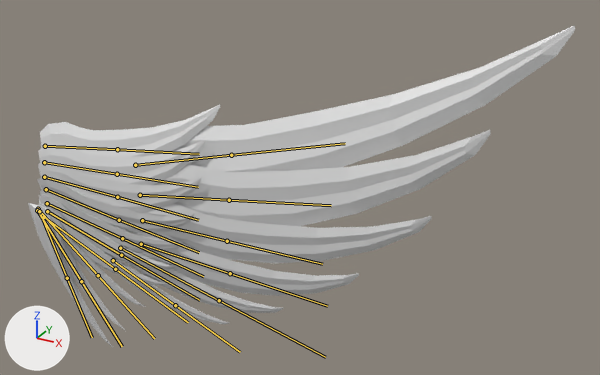
One commit to the FBX model Assets/Entities/Player/shieldDone.fbx: the scene before it, then after it.
Camera for both pictures: a 50 mm camera at (0.774, -0.916, 0.567) aimed at (0.242, 0.051, 0.084). Every picture has the same lights, and +X, +Y and +Z are marked at lower left. The bones that bend it are drawn over the model as lines.

In view in the first picture: 'Cube.081', 'Cube.082', 'Cube.083', 'Cube.084', 'Cube.085', 'Cube.086', 'Wing Row A.01', 'Wing Row A.02', 'Wing Row A.03', 'Wing Row A.04', 'Wing Row A.05', 'Wing Row A.06', 'Wing Row A.07', 'Wing Row A.08', 'Wing Row A.09', 'Wing Row A.10'.
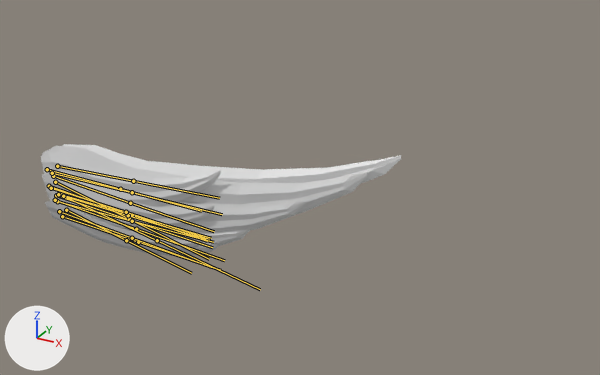
The newer file adds an action. The first version stands in its rest pose; the second is drawn at frame 11 of the action 'Armature|ShieldFold'.

Changed parts and their boxes (x1, y1, x2, y2) in the pictures (600 x 375 px):
'Cube.081', posed
    before: (171, 25, 575, 172)
    after: (62, 144, 401, 184)
'Cube.082', posed
    before: (154, 130, 491, 226)
    after: (42, 146, 367, 214)
'Cube.083', posed (8% narrower)
    before: (145, 203, 432, 264)
    after: (42, 170, 305, 233)
'Wing Row A.01', posed
    before: (40, 104, 220, 157)
    after: (40, 151, 221, 207)
'Wing Row A.02', posed
    before: (38, 139, 205, 185)
    after: (42, 173, 214, 230)
'Cube.086', posed
    before: (133, 232, 359, 296)
    after: (122, 227, 250, 246)
'Wing Row A.10', posed (85% wider, 63% shorter)
    before: (28, 203, 113, 347)
    after: (45, 200, 203, 253)
'Cube.085', posed (not visible afterwards)
    before: (127, 251, 283, 313)
'Wing Row A.06', posed (not visible afterwards)
    before: (39, 195, 177, 270)
'Wing Row A.07', posed (not visible afterwards)
    before: (39, 204, 166, 286)
'Wing Row A.08', posed (not visible afterwards)
    before: (38, 205, 145, 307)
'Wing Row A.09', posed (not visible afterwards)
    before: (30, 203, 126, 331)
'Cube.084', posed (not visible afterwards)
    before: (115, 258, 230, 324)
bone 'Bone', root to tip
    before: (45, 146) to (117, 149)
    after: (47, 169) to (120, 189)
bone 'Bone.001', root to tip
    before: (44, 162) to (117, 174)
    after: (49, 186) to (125, 212)
bone 'Bone.002', root to tip
    before: (44, 177) to (117, 197)
    after: (62, 216) to (138, 242)
bone 'Bone.003', root to tip
    before: (46, 189) to (119, 220)
    after: (56, 195) to (131, 220)
bone 'Bone.004', root to tip
    before: (47, 203) to (122, 238)
    after: (53, 176) to (130, 203)
bone 'Bone.005', root to tip
    before: (47, 211) to (121, 255)
    after: (55, 182) to (129, 219)
bone 'Bone.006', root to tip
    before: (44, 217) to (115, 269)
    after: (61, 194) to (132, 215)
bone 'Bone.007', root to tip
    before: (38, 209) to (98, 275)
    after: (58, 194) to (128, 215)
bone 'Bone.008', root to tip
    before: (37, 210) to (81, 281)
    after: (57, 201) to (132, 221)
bone 'Bone.009', root to tip
    before: (39, 211) to (67, 278)
    after: (59, 211) to (132, 238)
bone 'Bone.010', root to tip
    before: (135, 165) to (231, 155)
    after: (57, 166) to (133, 181)
bone 'Bone.011', root to tip
    before: (140, 195) to (229, 200)
    after: (52, 173) to (132, 192)
bone 'Bone.012', root to tip
    before: (142, 220) to (227, 241)
    after: (51, 188) to (126, 212)
bone 'Bone.013', root to tip
    before: (141, 244) to (230, 273)
    after: (55, 200) to (136, 229)
bone 'Bone.014', root to tip
    before: (120, 248) to (219, 300)
    after: (63, 196) to (157, 240)
bone 'Bone.015', root to tip
    before: (113, 260) to (175, 305)
    after: (66, 210) to (126, 240)

Diff of the bpy script that builds the scene:
```diff
--- a/Assets/Entities/Player/shieldDone.fbx.py
+++ b/Assets/Entities/Player/shieldDone.fbx.py
@@ bone_bone @@
 bone_bone = bpy.data.objects['Armature'].pose.bones['Bone']
-bone_bone.location = (0.0, 0.0, 0.0)
-bone_bone.rotation_quaternion = (1.0, 0.0, 0.0, 0.0)  # degrees (0, 0, 0)
+bone_bone.location = (0.039, -0.006, 0.002)
+bone_bone.rotation_quaternion = (0.986, 0.014, 0.145, -0.076)  # degrees (0, 17, -9)
@@ bone_bone_001 @@
 bone_bone_001 = bpy.data.objects['Armature'].pose.bones['Bone.001']
-bone_bone_001.location = (0.0, 0.0, 0.0)
-bone_bone_001.rotation_quaternion = (1.0, 0.0, 0.0, 0.0)  # degrees (0, 0, 0)
+bone_bone_001.location = (0.041, -0.003, -0.003)
+bone_bone_001.rotation_quaternion = (0.987, -0.01, 0.132, -0.089)  # degrees (-3, 15, -11)
@@ bone_bone_002 @@
 bone_bone_002 = bpy.data.objects['Armature'].pose.bones['Bone.002']
-bone_bone_002.location = (0.0, 0.0, 0.0)
-bone_bone_002.rotation_quaternion = (1.0, 0.0, 0.0, 0.0)  # degrees (0, 0, 0)
+bone_bone_002.location = (0.081, 0.002, -0.027)
+bone_bone_002.rotation_quaternion = (0.979, -0.035, 0.192, -0.055)  # degrees (-6, 22, -7)
@@ bone_bone_003 @@
 bone_bone_003 = bpy.data.objects['Armature'].pose.bones['Bone.003']
-bone_bone_003.location = (0.0, 0.0, 0.0)
-bone_bone_003.rotation_quaternion = (1.0, 0.0, 0.0, 0.0)  # degrees (0, 0, 0)
+bone_bone_003.location = (0.018, 0.002, -0.02)
+bone_bone_003.rotation_quaternion = (0.999, -0.022, -0.019, 0.02)  # degrees (-3, -2, 2)
@@ bone_bone_004 @@
 bone_bone_004 = bpy.data.objects['Armature'].pose.bones['Bone.004']
-bone_bone_004.location = (0.0, 0.0, 0.0)
-bone_bone_004.rotation_quaternion = (1.0, 0.0, 0.0, 0.0)  # degrees (0, 0, 0)
+bone_bone_004.location = (-0.047, 0.001, -0.011)
+bone_bone_004.rotation_quaternion = (0.999, 0.0, -0.003, 0.05)  # degrees (0, 0, 6)
@@ bone_bone_005 @@
 bone_bone_005 = bpy.data.objects['Armature'].pose.bones['Bone.005']
-bone_bone_005.location = (0.0, 0.0, 0.0)
-bone_bone_005.rotation_quaternion = (1.0, 0.0, 0.0, 0.0)  # degrees (0, 0, 0)
+bone_bone_005.location = (-0.056, 0.0, -0.008)
+bone_bone_005.rotation_quaternion = (0.99, 0.035, -0.126, 0.051)  # degrees (3, -15, 5)
@@ bone_bone_006 @@
 bone_bone_006 = bpy.data.objects['Armature'].pose.bones['Bone.006']
-bone_bone_006.location = (0.0, 0.0, 0.0)
-bone_bone_006.rotation_quaternion = (1.0, 0.0, 0.0, 0.0)  # degrees (0, 0, 0)
+bone_bone_006.location = (-0.049, 0.006, -0.015)
+bone_bone_006.rotation_quaternion = (0.968, 0.065, -0.051, 0.237)  # degrees (6, -7, 27)
@@ bone_bone_007 @@
 bone_bone_007 = bpy.data.objects['Armature'].pose.bones['Bone.007']
-bone_bone_007.location = (0.0, 0.0, 0.0)
-bone_bone_007.rotation_quaternion = (1.0, 0.0, 0.0, 0.0)  # degrees (0, 0, 0)
+bone_bone_007.location = (-0.034, 0.002, -0.024)
+bone_bone_007.rotation_quaternion = (0.885, 0.11, -0.044, 0.451)  # degrees (9, -10, 53)
@@ bone_bone_008 @@
 bone_bone_008 = bpy.data.objects['Armature'].pose.bones['Bone.008']
-bone_bone_008.location = (0.0, 0.0, 0.0)
-bone_bone_008.rotation_quaternion = (1.0, 0.0, 0.0, 0.0)  # degrees (0, 0, 0)
+bone_bone_008.location = (-0.035, -0.002, -0.017)
+bone_bone_008.rotation_quaternion = (0.817, 0.087, -0.109, 0.56)  # degrees (1, -16, 69)
@@ bone_bone_009 @@
 bone_bone_009 = bpy.data.objects['Armature'].pose.bones['Bone.009']
-bone_bone_009.location = (0.0, 0.0, 0.0)
-bone_bone_009.rotation_quaternion = (1.0, 0.0, 0.0, 0.0)  # degrees (0, 0, 0)
+bone_bone_009.location = (-0.024, 0.009, -0.019)
+bone_bone_009.rotation_quaternion = (0.753, 0.031, -0.03, 0.657)  # degrees (0, -5, 82)
@@ bone_bone_010 @@
 bone_bone_010 = bpy.data.objects['Armature'].pose.bones['Bone.010']
-bone_bone_010.location = (0.0, 0.0, 0.0)
-bone_bone_010.rotation_quaternion = (1.0, 0.0, 0.0, 0.0)  # degrees (0, 0, 0)
-bone_bone_010.scale = (1.0, 1.0, 1.0)
+bone_bone_010.location = (-0.01, -0.169, -0.005)
+bone_bone_010.rotation_quaternion = (0.994, 0.022, -0.004, -0.106)  # degrees (3, 0, -12)
+bone_bone_010.scale = (0.9, 0.9, 0.9)
@@ bone_bone_011 @@
 bone_bone_011 = bpy.data.objects['Armature'].pose.bones['Bone.011']
-bone_bone_011.location = (0.0, 0.0, 0.0)
-bone_bone_011.rotation_quaternion = (1.0, 0.0, 0.0, 0.0)  # degrees (0, 0, 0)
+bone_bone_011.location = (-0.03, -0.175, 0.0)
+bone_bone_011.rotation_quaternion = (0.997, 0.0, 0.0, -0.081)  # degrees (0, 0, -9)
@@ bone_bone_012 @@
 bone_bone_012 = bpy.data.objects['Armature'].pose.bones['Bone.012']
-bone_bone_012.location = (0.0, 0.0, 0.0)
-bone_bone_012.rotation_quaternion = (1.0, 0.0, 0.0, 0.0)  # degrees (0, 0, 0)
+bone_bone_012.location = (-0.02, -0.185, 0.001)
+bone_bone_012.rotation_quaternion = (0.999, 0.0, 0.0, -0.038)  # degrees (0, 0, -4)
@@ bone_bone_013 @@
 bone_bone_013 = bpy.data.objects['Armature'].pose.bones['Bone.013']
-bone_bone_013.location = (0.0, 0.0, 0.0)
-bone_bone_013.rotation_quaternion = (1.0, 0.0, 0.0, 0.0)  # degrees (0, 0, 0)
+bone_bone_013.location = (-0.022, -0.176, -0.01)
+bone_bone_013.rotation_quaternion = (1.0, 0.0, 0.001, -0.015)  # degrees (0, 0, -2)
@@ bone_bone_014 @@
 bone_bone_014 = bpy.data.objects['Armature'].pose.bones['Bone.014']
-bone_bone_014.location = (0.0, 0.0, 0.0)
-bone_bone_014.rotation_quaternion = (1.0, 0.0, 0.0, 0.0)  # degrees (0, 0, 0)
+bone_bone_014.location = (-0.034, -0.127, -0.009)
+bone_bone_014.rotation_quaternion = (0.999, 0.018, 0.004, 0.035)  # degrees (2, 0, 4)
@@ bone_bone_015 @@
 bone_bone_015 = bpy.data.objects['Armature'].pose.bones['Bone.015']
-bone_bone_015.location = (0.0, 0.0, 0.0)
-bone_bone_015.rotation_quaternion = (1.0, 0.0, 0.0, 0.0)  # degrees (0, 0, 0)
+bone_bone_015.location = (-0.023, -0.113, -0.009)
+bone_bone_015.rotation_quaternion = (0.988, 0.055, 0.006, 0.142)  # degrees (6, 0, 16)
```
